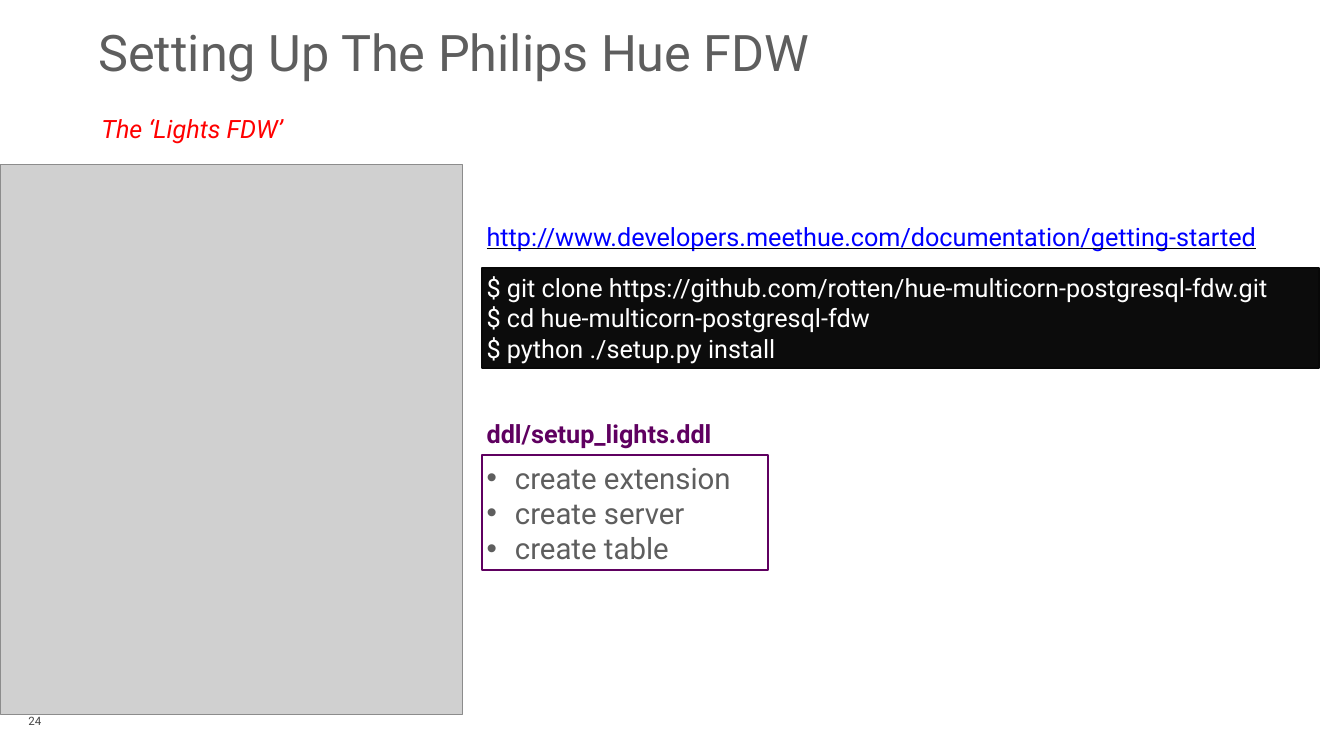
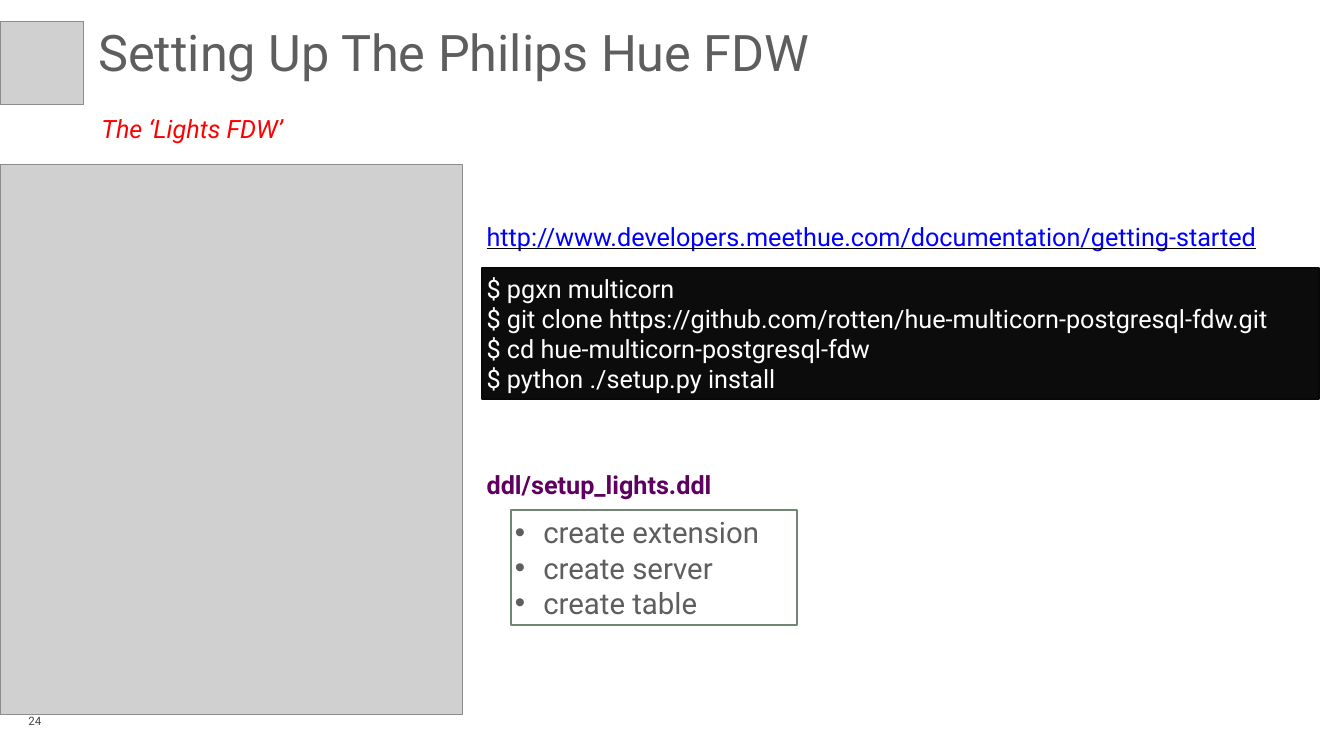
Before and after one commit to rotten/hue-multicorn-postgresql-fdw, a slide deck: slide 24 of extra/Database_Of_Things_PGConf_US_2015.pptx. Drawn at 1344x756 pixels with LibreOffice and Linux fonts; fonts in the diff are those of the drawing; grey boxes stand for pictures; background and template pictures are left out. Boxes give left, top, right and bottom in pixels: in the first picture for what was removed or moved away, otherwise in the second. Text is boxed around its words. In the diff, an @@ line names an element or a change of style, - is before the commit and + after.

```diff
--- a/extra/Database_Of_Things_PGConf_US_2015.pptx
+++ b/extra/Database_Of_Things_PGConf_US_2015.pptx
@@ picture added at <box>0,21,83,104</box> @@
@@ rectangle "$ pgxn multicorn": place and size @@
-rectangle "$ pgxn multicorn" at <box>482,268,1318,367</box>
+rectangle "$ pgxn multicorn" at <box>482,268,1318,399</box>
@@ text in rectangle at <box>507,279,674,304</box>: paragraph added @@
+$ pgxn multicorn
@@ text "ddl/setup_lights.ddl": place and size @@
-text "ddl/setup_lights.ddl" at <box>487,424,712,449</box>
+text "ddl/setup_lights.ddl" at <box>487,475,712,500</box>
@@ rectangle "create extension": place and size @@
-rectangle "create extension" at <box>482,455,768,571</box>
+rectangle "create extension" at <box>511,509,797,625</box>
@@ rectangle "create extension" at <box>511,509,797,625</box>: outline #5F0060 2 pt to #718674 2 pt @@
```
Also in this commit, not shown: 14 other slides changed, 2 slides added, 2 other files.
